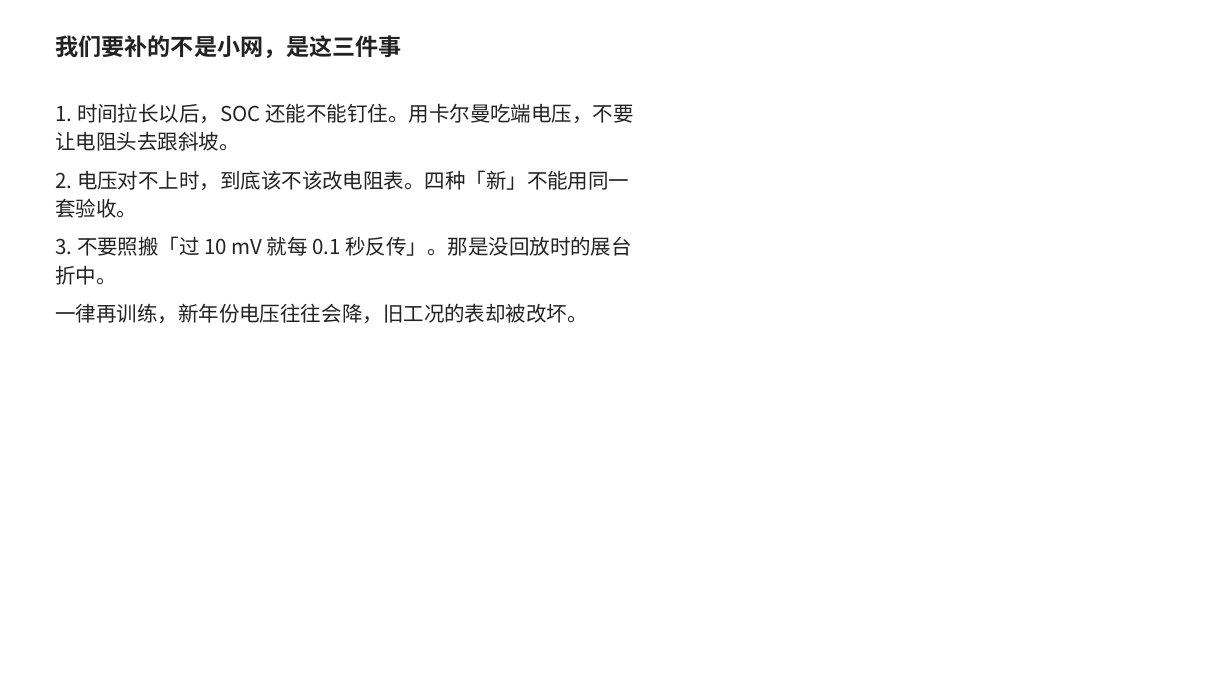
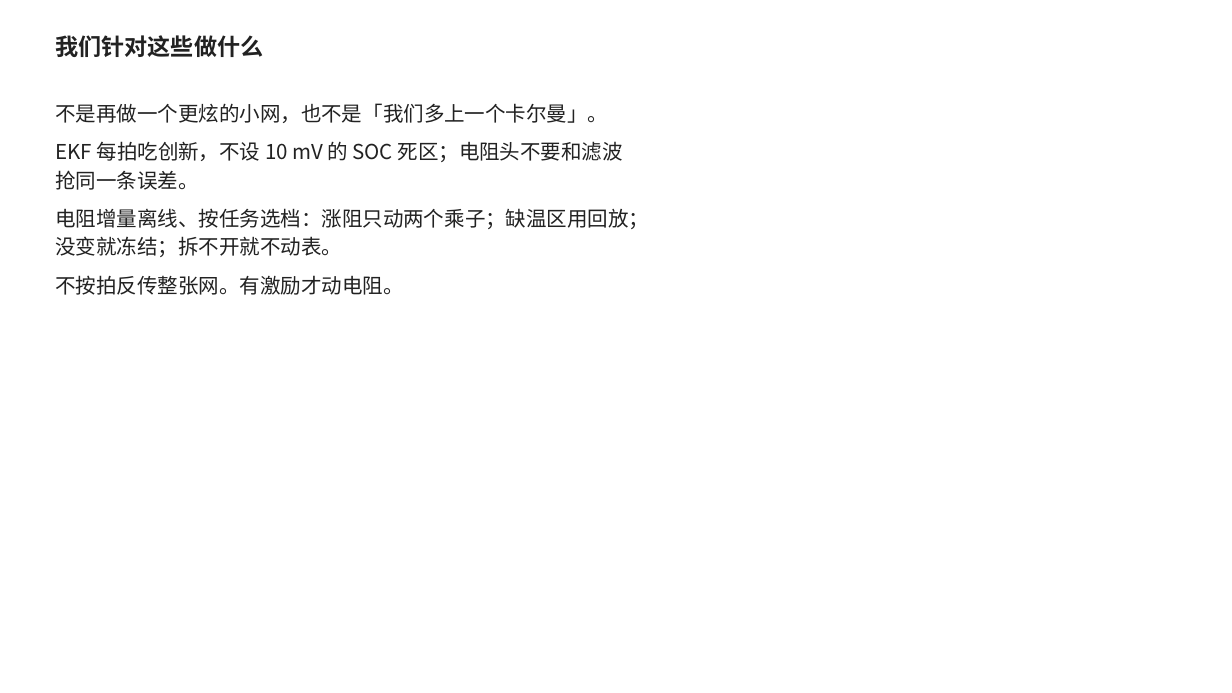
Before and after one commit to ACX-90/BATT, a slide deck: slide 7 of Doc/04-c-第0期实验汇报.pptx. Drawn at 1232x693 pixels with LibreOffice and Linux fonts; fonts in the diff are those of the drawing. Boxes give left, top, right and bottom in pixels: in the first picture for what was removed or moved away, otherwise in the second. Text is boxed around its words. In the diff, an @@ line names an element or a change of style, - is before the commit and + after.

```diff
--- a/Doc/04-c-第0期实验汇报.pptx
+++ b/Doc/04-c-第0期实验汇报.pptx
@@ text at <box>55,35,263,57</box>: text changed @@
-我们要补的不是小网，是这三件事
+我们针对这些做什么
@@ text at <box>55,103,649,295</box>: text changed @@
-1. 时间拉长以后，SOC 还能不能钉住。用卡尔曼吃端电压，不要让电阻头去跟斜坡。
-2. 电压对不上时，到底该不该改电阻表。四种「新」不能用同一套验收。
-3. 不要照搬「过 10 mV 就每 0.1 秒反传」。那是没回放时的展台折中。
-一律再训练，新年份电压往往会降，旧工况的表却被改坏。
+不是再做一个更炫的小网，也不是「我们多上一个卡尔曼」。
+EKF 每拍吃创新，不设 10 mV 的 SOC 死区；电阻头不要和滤波抢同一条误差。
+电阻增量离线、按任务选档：涨阻只动两个乘子；缺温区用回放；没变就冻结；拆不开就不动表。
+不按拍反传整张网。有激励才动电阻。
```
Also in this commit, not shown: 7 other slides changed, 2 slides added, 2 slides removed, 17 other files.
